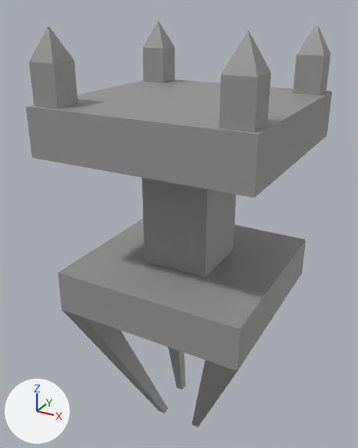
What one commit did to the FBX model Assets/Meshes/Matless/MatlessAltar.fbx.
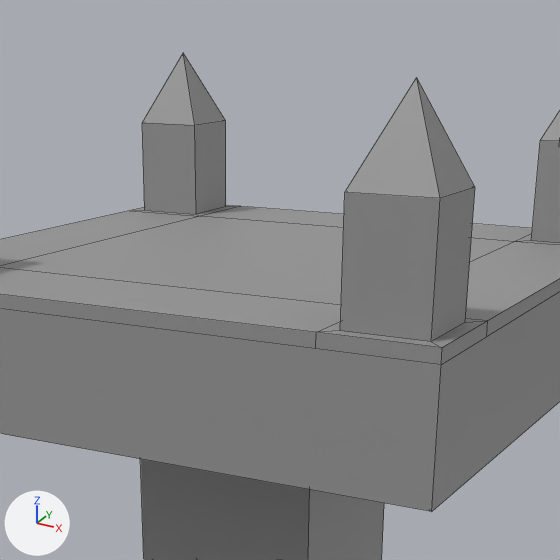
Old and new are each drawn whole from a 50 mm camera at (9.07, -4.3, 3.8) aimed at (6.69, 0.02, 1.63) and again close up on the part from 24% to 85% of the width and 0% to 48% of the height. Every picture has the same lights, and +X, +Y and +Z are marked at lower left. The first two pictures are the older version. The close-ups show mesh edges as thin lines. Where no turn or scale is listed for an object, it has been applied to the vertices.

The first close-up shows 'Altar.001'.
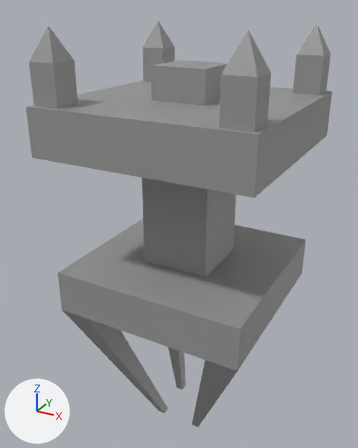
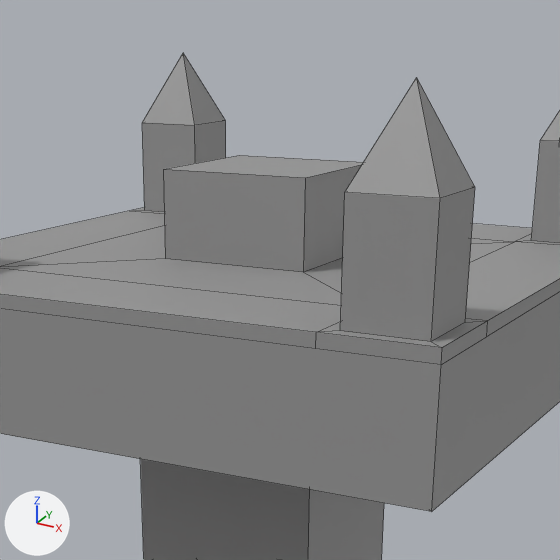
The newer file is also turned or shifted as a whole; pictures and numbers use the older file's frame.

Where the change shows, as pixel boxes [x1, y1, x2, y2] in the close-ups (560 x 560 px):
part 1 of me_cube_005, built on: before [0, 216, 515, 305]; after [0, 155, 515, 305]

What changed in the scene script:
```text
Change me_cube_005:
    used by ob_altar_001; location = (6.84, 0.0, 1.199)
    verts and faces of me_cube_005; kept vertices keep their numbers, new ones are numbered from 120
    before: 79 (0.71, 0.71, 1.79) at pixel (514, 241), 83 (-0.71, 0.71, 1.79) at pixel (200, 216), 87 (0.71, -0.71, 1.79), 91 (-0.71, -0.71, 1.79)
    remove me_cube_005.from_pydata(...)  # 120 vertices, 109 faces; spans x -1.08..1.08, y -1.08..1.08, z -2.01..2.45
    add me_cube_005.from_pydata(...)  # 128 vertices, 117 faces; spans x -1.08..1.08, y -1.08..1.08, z -2.01..2.45
    me_cube_005 part 1
    add delete_faces([(79, 83, 91, 87)])
    add verts[120] = (-0.28, 0.28, 1.79)
    add verts[121] = (-0.28, -0.28, 1.79)  # pixel (165, 258)
    add verts[122] = (-0.28, -0.28, 2.1)  # pixel (163, 169)
    add verts[123] = (-0.28, 0.28, 2.1)  # pixel (239, 155)
    add for new, old in zip([*range(124, 128)], [*range(120, 124)]): verts[new] = verts[old] + (0.56, 0.0, 0.0)
    add faces += [(121, 125, 126, 122), (83, 91, 121, 120), (79, 124, 125, 87), (87, 125, 121, 91), (79, 83, 120, 124), (122, 126, 127, 123)]
    add faces += [(120, 121, 122, 123), (120, 123, 127, 124), (124, 127, 126, 125)]
```
